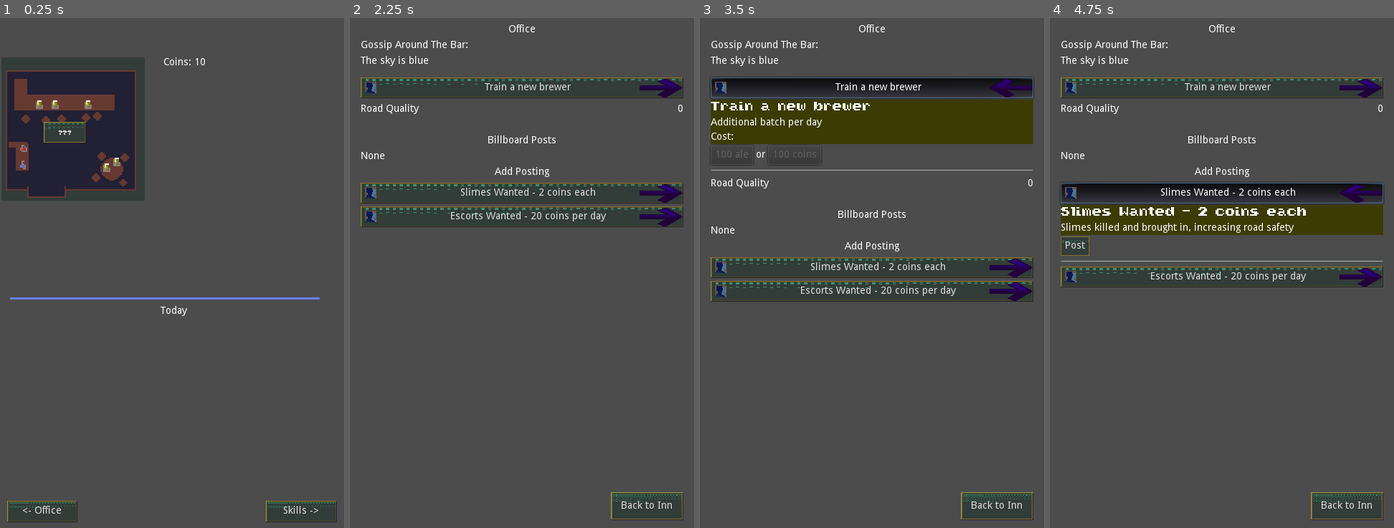
Above: before the commit, frames 1-4 (left to right).
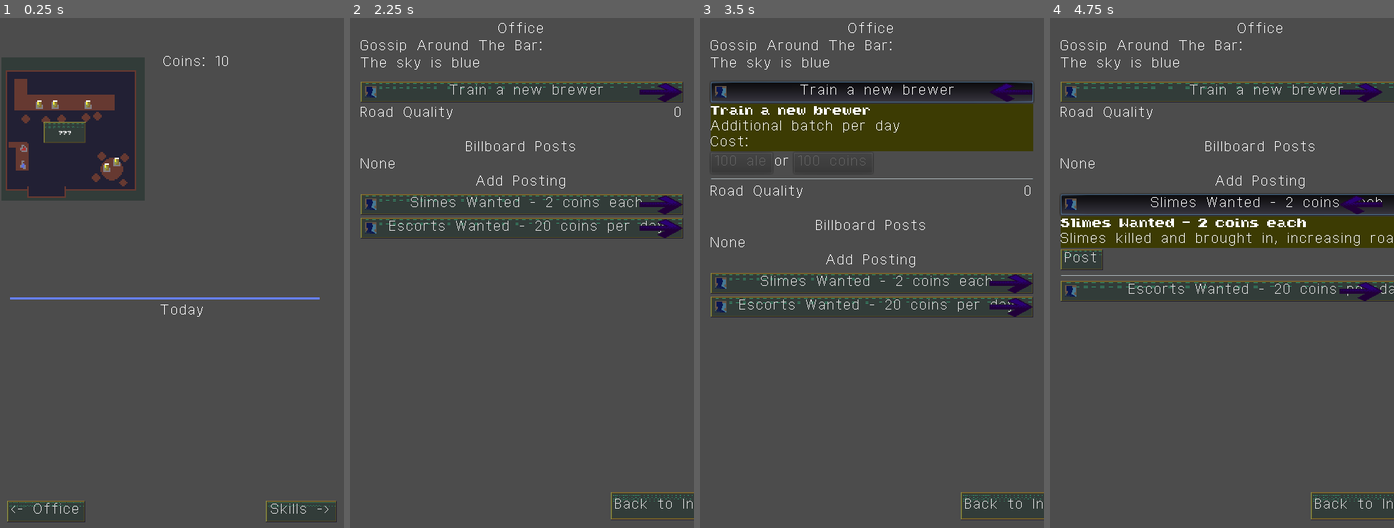
Above: after the commit, the same moments.

Repository: RoxT/InnKeeperUnlimited
Game: Godot game, scene res://Inn.tscn
Two runs of this game, one before a commit and one after it. Both use one fixed random seed, a clock stepped at 60 frames per second and the inputs below.
Inputs:
- Up to frame 1 (0.25 s): no input
- Up to frame 2 (2.25 s): click "Skills ->" at 0.5 s; click "Back to Inn" at 1.25 s; click "<- Office" at 2 s
- Up to frame 3 (3.5 s): click "Train a new brewer" at 2.75 s
- Up to frame 4 (4.75 s): click "Train a new brewer" at 3.5 s; click "Slimes Wanted - 2 coins each" at 4.25 s

The runs differ from the first frame. In frame 1, 0.6% of the frame differs, in the area x 2-98%, y 7-99%; in frame 2, 12%; in frame 3, 16%; in frame 4, 20%, in the area x 2-100%, y 0-99%.

Commit message:
font stuff

Diff:
--- a/project/Office.tscn
+++ b/project/Office.tscn
@@ -37,83 +37,83 @@
 
 [node name="Title" type="Label" parent="MarginContainer/HBox"]
 margin_right = 450.0
-margin_bottom = 14.0
+margin_bottom = 32.0
 text = "Office"
 align = 1
 
 [node name="GossipLabel" type="Label" parent="MarginContainer/HBox"]
-margin_top = 22.0
+margin_top = 40.0
 margin_right = 450.0
-margin_bottom = 36.0
+margin_bottom = 72.0
 text = "Gossip Around The Bar:"
 
 [node name="BarGossip" type="VBoxContainer" parent="MarginContainer/HBox"]
-margin_top = 44.0
+margin_top = 80.0
 margin_right = 450.0
-margin_bottom = 44.0
+margin_bottom = 80.0
 
 [node name="BuffsList" type="VBoxContainer" parent="MarginContainer/HBox"]
-margin_top = 52.0
+margin_top = 88.0
 margin_right = 450.0
-margin_bottom = 66.0
+margin_bottom = 120.0
 
 [node name="NoAleLabel" type="Label" parent="MarginContainer/HBox/BuffsList"]
 margin_right = 450.0
-margin_bottom = 14.0
+margin_bottom = 32.0
 text = "No ale (fewer patrons)"
 
 [node name="BrewerAction" parent="MarginContainer/HBox" instance=ExtResource( 2 )]
-margin_top = 74.0
+margin_top = 128.0
 margin_right = 450.0
-margin_bottom = 207.0
+margin_bottom = 331.0
 
 [node name="HBox" type="HBoxContainer" parent="MarginContainer/HBox"]
-margin_top = 215.0
+margin_top = 339.0
 margin_right = 450.0
-margin_bottom = 229.0
+margin_bottom = 371.0
 
 [node name="RoadLabel" type="Label" parent="MarginContainer/HBox/HBox"]
-margin_right = 85.0
-margin_bottom = 14.0
+margin_right = 144.0
+margin_bottom = 32.0
 text = "Road Quality "
 
 [node name="RoadScore" type="Label" parent="MarginContainer/HBox/HBox"]
-margin_left = 89.0
+margin_left = 148.0
 margin_right = 450.0
-margin_bottom = 14.0
+margin_bottom = 32.0
 size_flags_horizontal = 3
 text = "0/50"
 align = 2
 
 [node name="BuffsLabel" type="Label" parent="MarginContainer/HBox"]
-margin_top = 237.0
+margin_top = 379.0
 margin_right = 450.0
-margin_bottom = 251.0
+margin_bottom = 411.0
 
 [node name="TitleB" type="Label" parent="MarginContainer/HBox"]
-margin_top = 259.0
+margin_top = 419.0
 margin_right = 450.0
-margin_bottom = 273.0
+margin_bottom = 451.0
 text = "Billboard Posts"
 align = 1
 
 [node name="Posted" type="VBoxContainer" parent="MarginContainer/HBox"]
-margin_top = 281.0
+margin_top = 459.0
 margin_right = 450.0
-margin_bottom = 281.0
+margin_bottom = 459.0
 script = ExtResource( 4 )
 
 [node name="TitleP" type="Label" parent="MarginContainer/HBox"]
-margin_top = 289.0
+margin_top = 467.0
 margin_right = 450.0
-margin_bottom = 303.0
+margin_bottom = 499.0
 text = "Add Posting"
 align = 1
 
 [node name="Unposted" type="VBoxContainer" parent="MarginContainer/HBox"]
-margin_top = 311.0
+margin_top = 507.0
 margin_right = 450.0
-margin_bottom = 311.0
+margin_bottom = 507.0
 script = ExtResource( 4 )
 
 [node name="BackToInn" type="Button" parent="."]
--- a/project/project.godot
+++ b/project/project.godot
@@ -45,13 +45,14 @@
 window/size/width=480
 window/size/height=720
 window/handheld/orientation="portrait"
-window/stretch/mode="2d"
+window/stretch/mode="viewport"
 window/stretch/aspect="keep"
 
 [gui]
 
 common/drop_mouse_on_gui_input_disabled=true
 theme/custom="res://resources/new_theme.tres"
+theme/custom_font="res://resources/roxato.tres"
 
 [locale]
 
@@ -65,5 +66,6 @@
 [rendering]
 
 quality/driver/driver_name="GLES2"
+2d/snapping/use_gpu_pixel_snap=true
 vram_compression/import_etc=true
 environment/default_environment="res://default_env.tres"
--- /dev/null
+++ b/project/resources/roxato.tres
@@ -0,0 +1,6 @@
+[gd_resource type="DynamicFont" load_steps=2 format=2]
+
+[ext_resource path="res://resources/Roxato.ttf" type="DynamicFontData" id=1]
+
+[resource]
+font_data = ExtResource( 1 )
Binary file added: project/resources/Roxato.ttf
